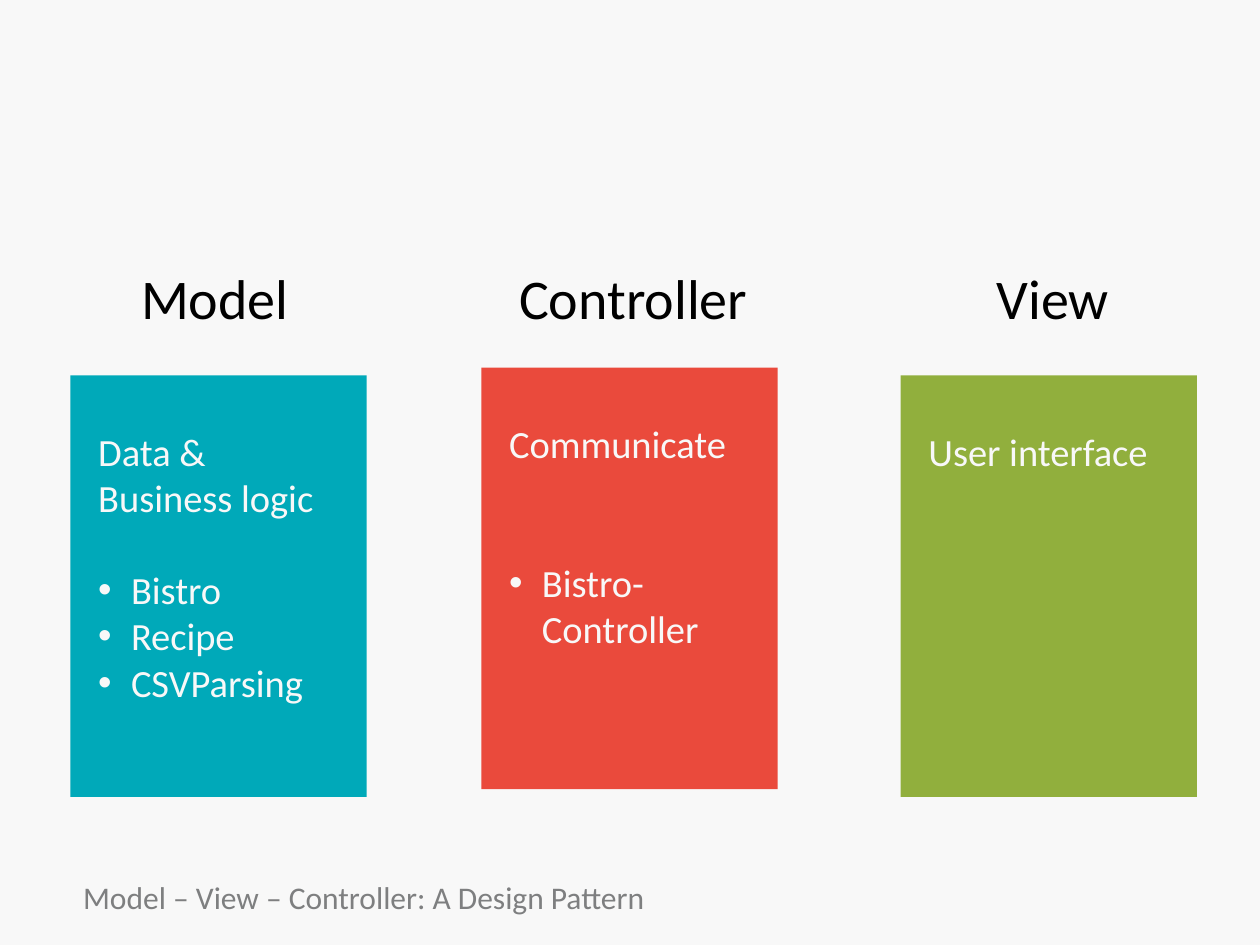
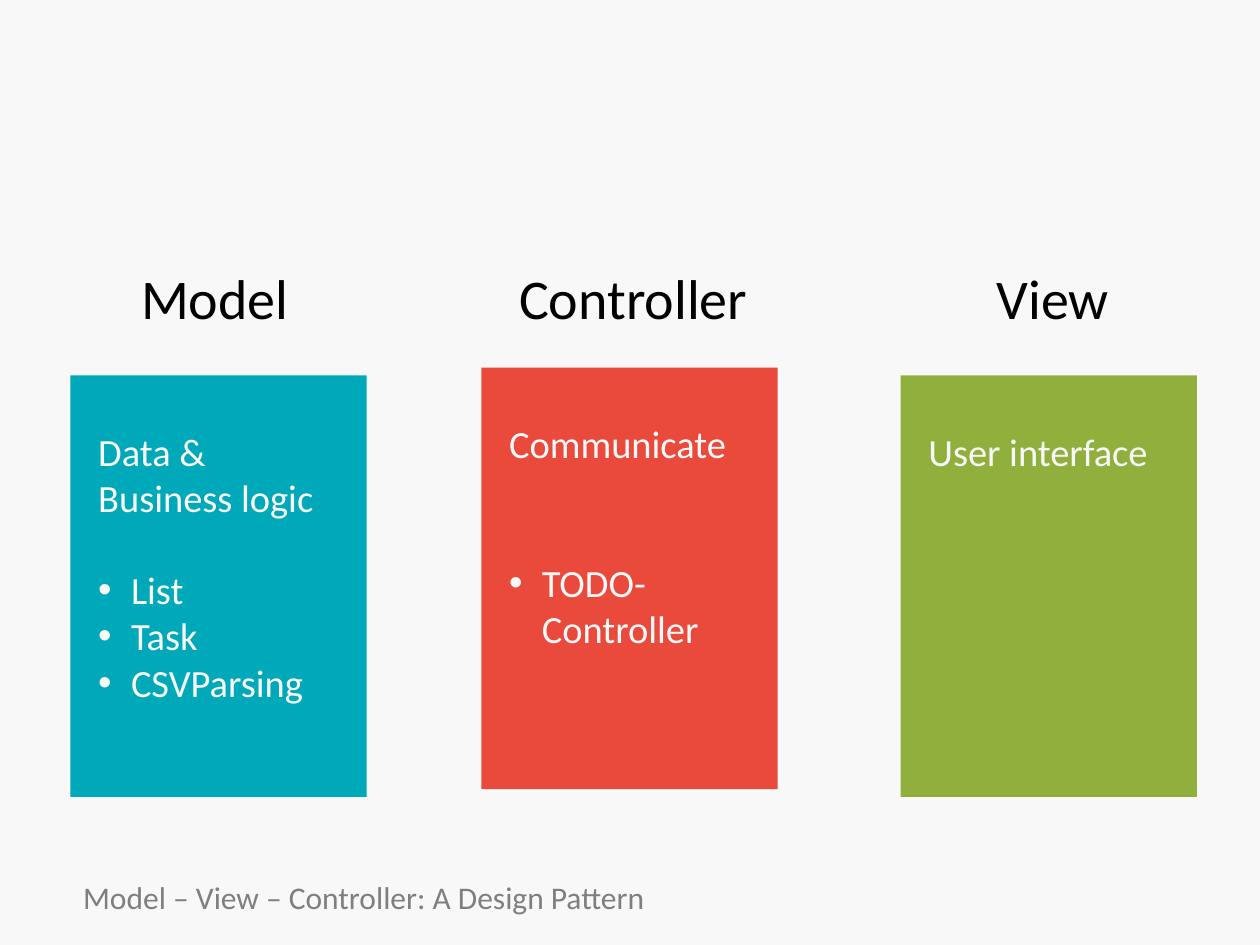
Before and after one commit to bootcoder/lectures, a slide deck: slide 22 of 1phase/ruby-mvc-single-res/HT-MVC.pptx (slide 21 before the commit). Drawn at 1260x945 pixels with LibreOffice and Linux fonts; fonts in the diff are those of the drawing; background and template pictures are left out. Boxes give left, top, right and bottom in pixels: in the first picture for what was removed or moved away, otherwise in the second. Text is boxed around its words. In the diff, an @@ line names an element or a change of style, - is before the commit and + after.

```diff
--- a/1phase/ruby-mvc-single-res/HT-MVC.pptx
+++ b/1phase/ruby-mvc-single-res/HT-MVC.pptx
@@ text in rectangle at bbox=[131, 577, 198, 651]: text changed @@
-• Bistro
-• Recipe
+• List
+• Task
@@ text in rectangle at bbox=[542, 572, 699, 644]: text changed @@
-• Bistro-Controller
+• TODO-Controller
```
Also in this commit, not shown: 7 other slides changed, 1 slide added.
